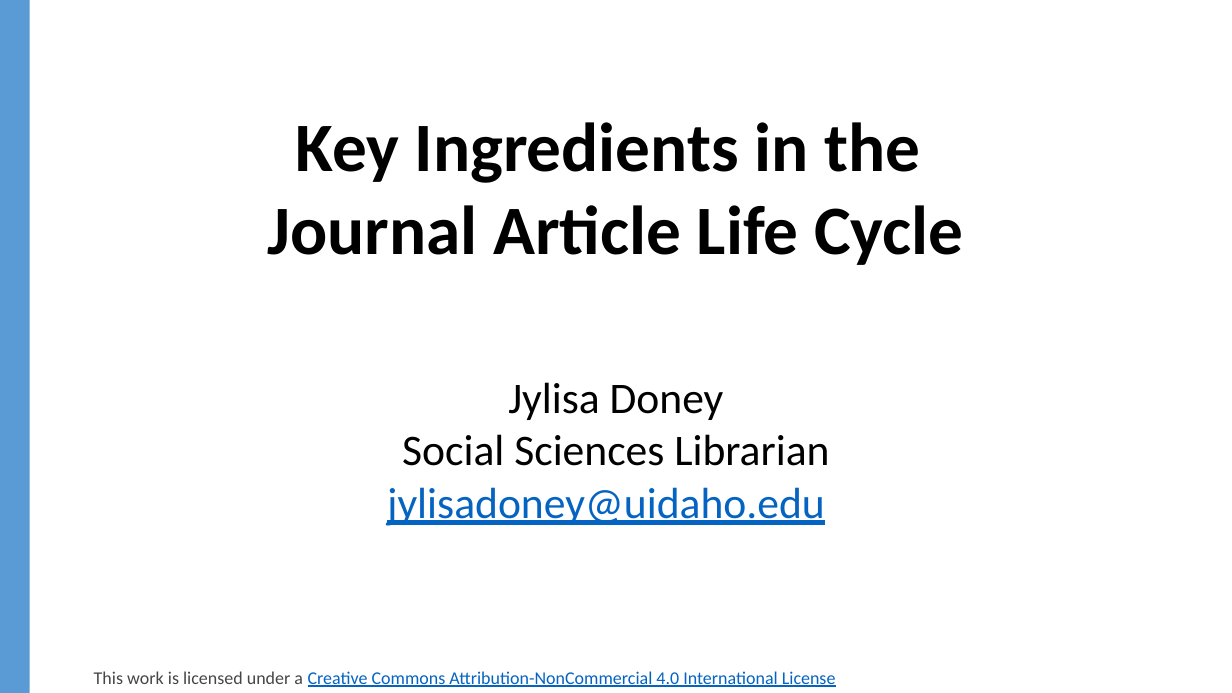
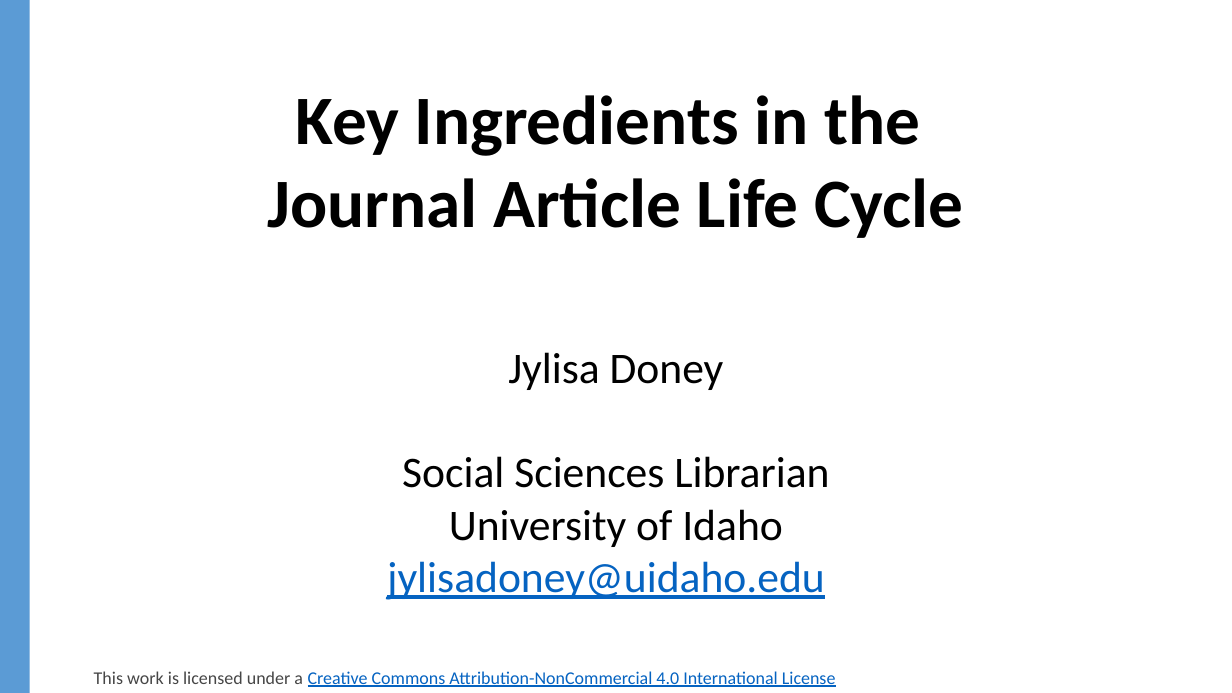
Before and after one commit to jylisadoney/jylisadoney.github.io, a slide deck: slide 1 of media/JylisaDoney_ACRL-ScholarlyCommunicationsCookbook_KeyIngredients.pptx. Drawn at 1232x693 pixels with LibreOffice and Linux fonts; fonts in the diff are those of the drawing; background and template pictures are left out. Boxes give left, top, right and bottom in pixels: in the first picture for what was removed or moved away, otherwise in the second. Text is boxed around its words. In the diff, an @@ line names an element or a change of style, - is before the commit and + after.

```diff
--- a/media/JylisaDoney_ACRL-ScholarlyCommunicationsCookbook_KeyIngredients.pptx
+++ b/media/JylisaDoney_ACRL-ScholarlyCommunicationsCookbook_KeyIngredients.pptx
@@ title "Key Ingredients in the Journal ...": place and size @@
-title "Key Ingredients in the Journal ..." at [267, 122, 963, 265]
+title "Key Ingredients in the Journal ..." at [267, 95, 963, 238]
@@ text "Jylisa Doney": place and size @@
-text "Jylisa Doney" at [387, 382, 829, 526]
+text "Jylisa Doney" at [387, 352, 829, 600]
@@ text at [449, 509, 783, 547]: paragraph added @@
+University of Idaho
```
Also in this commit, not shown: 23 other slides changed, 1 other file.
